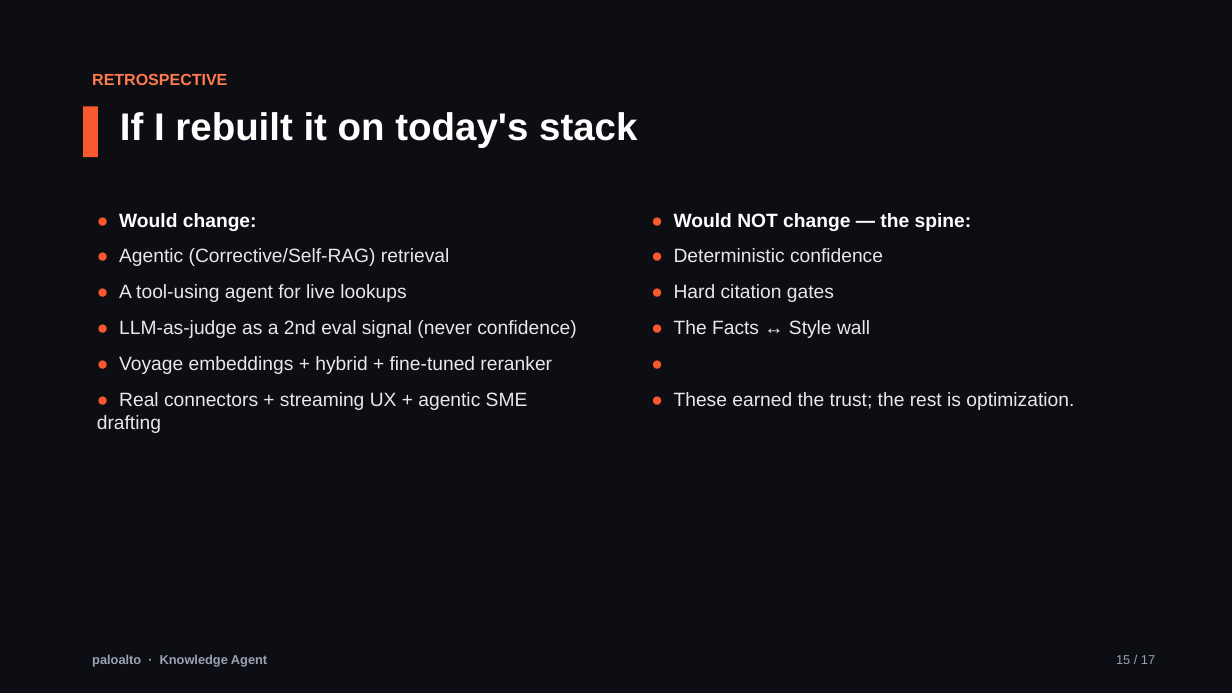
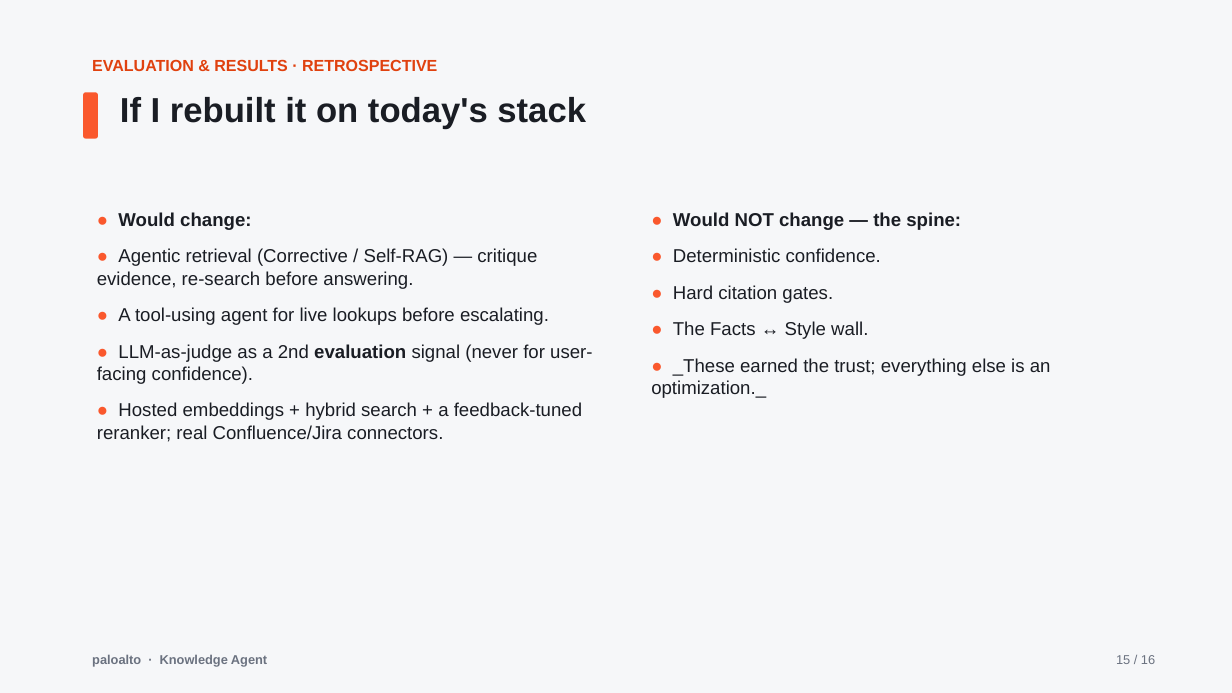
Before and after one commit to ashveej/PaloAltoknowledgeagent, a slide deck: slide 15 of presentation/Executive_Presentation.pptx. Drawn at 1232x693 pixels with LibreOffice and Linux fonts; fonts in the diff are those of the drawing. Boxes give left, top, right and bottom in pixels: in the first picture for what was removed or moved away, otherwise in the second. Text is boxed around its words. In the diff, an @@ line names an element or a change of style, - is before the commit and + after.

```diff
--- a/presentation/Executive_Presentation.pptx
+++ b/presentation/Executive_Presentation.pptx
@@ background #0C0E14 to #F6F7F9 @@
@@ text at (92, 59, 437, 71): text changed; text colour #FF7A4D to #E0410F @@
-RETROSPECTIVE
+EVALUATION & RESULTS · RETROSPECTIVE
@@ text "If I rebuilt it on ...": place and size @@
-text "If I rebuilt it on ..." at (120, 112, 637, 147)
+text "If I rebuilt it on ..." at (120, 97, 586, 129)
@@ text "If I rebuilt it on ..." at (120, 97, 586, 129): size 30 to 27 pt, text colour #FFFFFF to #1A1D24 @@
@@ rounded rectangle: place and size @@
-rounded rectangle at (83, 106, 98, 157)
+rounded rectangle at (83, 92, 98, 139)
@@ rounded rectangle at (83, 92, 98, 139): rectangle to rounded rectangle @@
@@ text at (118, 212, 251, 230): size 15 to 14.5 pt in "● Would change:"; text colour #FFFFFF to #1A1D24 in "Would change:"; more space between paragraphs @@
@@ text at (673, 212, 961, 230): size 15 to 14.5 pt in "● Would NOT change — the spine:"; text colour #FFFFFF to #1A1D24 in "Would NOT change — the spine:"; more space between paragraphs @@
@@ text at (97, 248, 592, 442): text changed; size 15 to 14.5 pt; text colour #E6E8EC to #1A1D24 @@
-● Agentic (Corrective/Self-RAG) retrieval
-● A tool-using agent for live lookups
-● LLM-as-judge as a 2nd eval signal (never confidence)
-● Voyage embeddings + hybrid + fine-tuned reranker
-● Real connectors + streaming UX + agentic SME drafting
+● Agentic retrieval (Corrective / Self-RAG) — critique evidence, re-search before answering.
+● A tool-using agent for live lookups before escalating.
+● LLM-as-judge as a 2nd evaluation signal (never for user-facing confidence).
+● Hosted embeddings + hybrid search + a feedback-tuned reranker; real Confluence/Jira connectors.
@@ text at (651, 248, 1051, 398): text changed; size 15 to 14.5 pt; text colour #E6E8EC to #1A1D24 @@
-● Deterministic confidence
-● Hard citation gates
-● The Facts ↔ Style wall
-●
-● These earned the trust; the rest is optimization.
+● Deterministic confidence.
+● Hard citation gates.
+● The Facts ↔ Style wall.
+● _These earned the trust; everything else is an optimization._
@@ text "paloalto · Knowledge Agent" at (92, 654, 267, 667): text colour #9AA3B2 to #6B7280 @@
@@ text at (1116, 655, 1155, 664): text changed; text colour #9AA3B2 to #6B7280 @@
-15 / 17
+15 / 16
```
Also in this commit, not shown: 7 other slides changed, 8 slides added, 9 slides removed, 6 other files.
